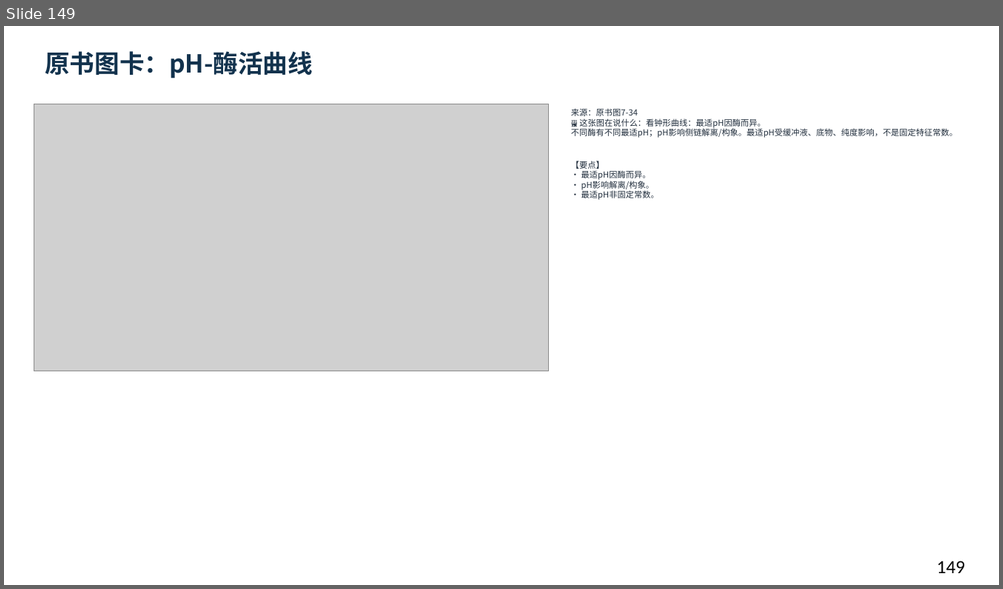
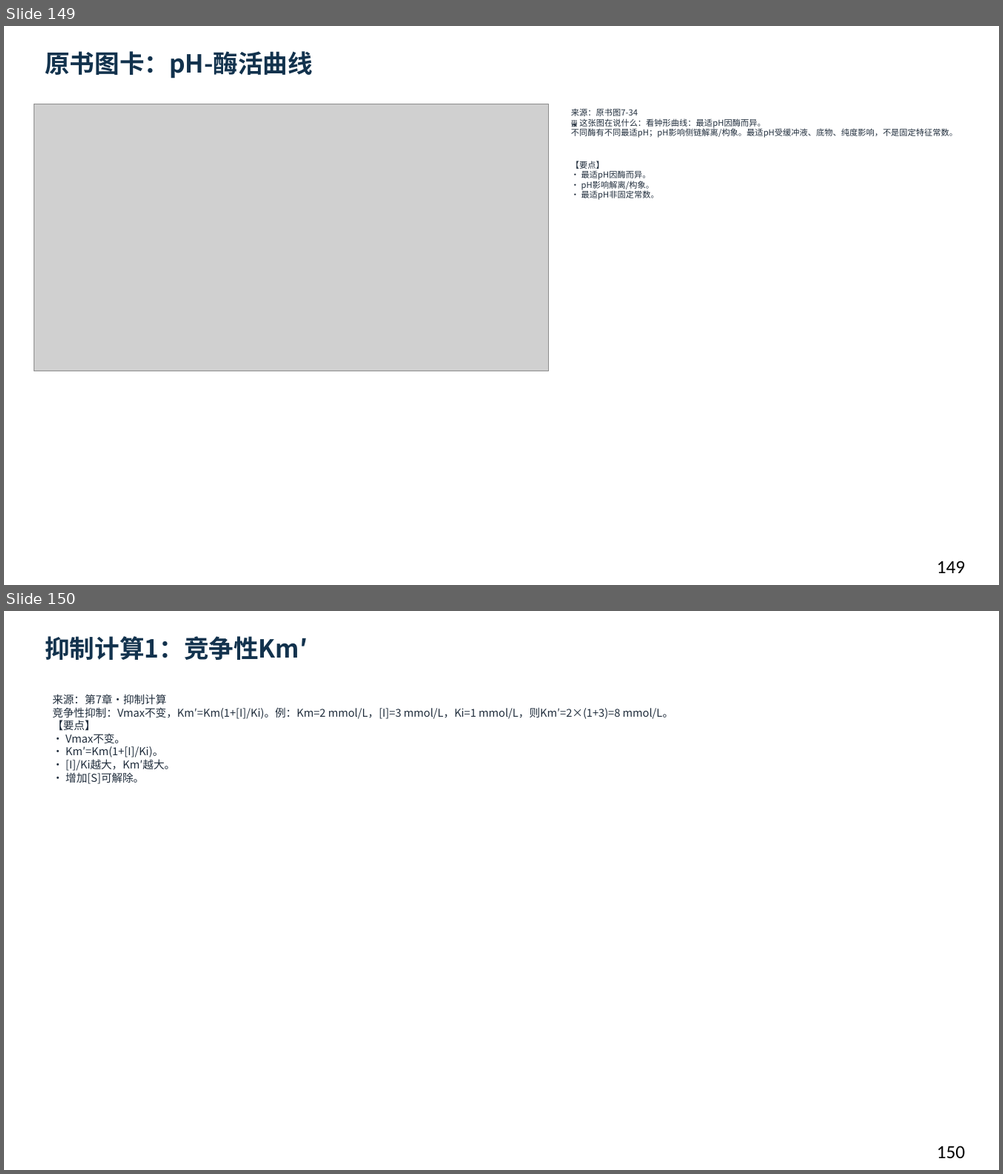
Before and after one commit to newkan-li/Biochemistry, a slide deck: downloads/bc07-ai-style.pptx. Shown one above the other, each under a label of ours: slide 149 before the commit, slides 149 and 150 after it. The pictures are 1003x589 and 1003x1174 pixels, drawn with LibreOffice and Linux fonts; fonts in the diff are those of the drawing; grey boxes stand for pictures. Boxes give left, top, right and bottom in pixels: in the first picture for what was removed or moved away, otherwise in the second. Text is boxed around its words. In the diff, an @@ line names an element or a change of style, - is before the commit and + after.

Commit message:
bc07再补抑制计算4页+图卡3页+网页题60;下载157页;版本20261112bq

```diff
--- a/downloads/bc07-ai-style.pptx
+++ b/downloads/bc07-ai-style.pptx
@@ slide 150 added at (4,611,999,1170), background #FFFFFF @@
@@ text added at (45,636,307,660), 24 pt, text #12324D, bold @@
+抑制计算1：竞争性Km′
@@ text added at (52,694,674,784), 10.5 pt, text #202D3C @@
+来源：第7章·抑制计算
+竞争性抑制：Vmax不变，Km′=Km(1+[I]/Ki)。例：Km=2 mmol/L，[I]=3 mmol/L，Ki=1 mmol/L，则Km′=2×(1+3)=8 mmol/L。
+【要点】
+• Vmax不变。
+• Km′=Km(1+[I]/Ki)。
+• [I]/Ki越大，Km′越大。
+• 增加[S]可解除。
@@ text added at (936,1146,965,1159), 18 pt, text #000000 @@
+150
```
Also in this commit, not shown: 1 slide changed, 6 other slides added, 9 other files.
